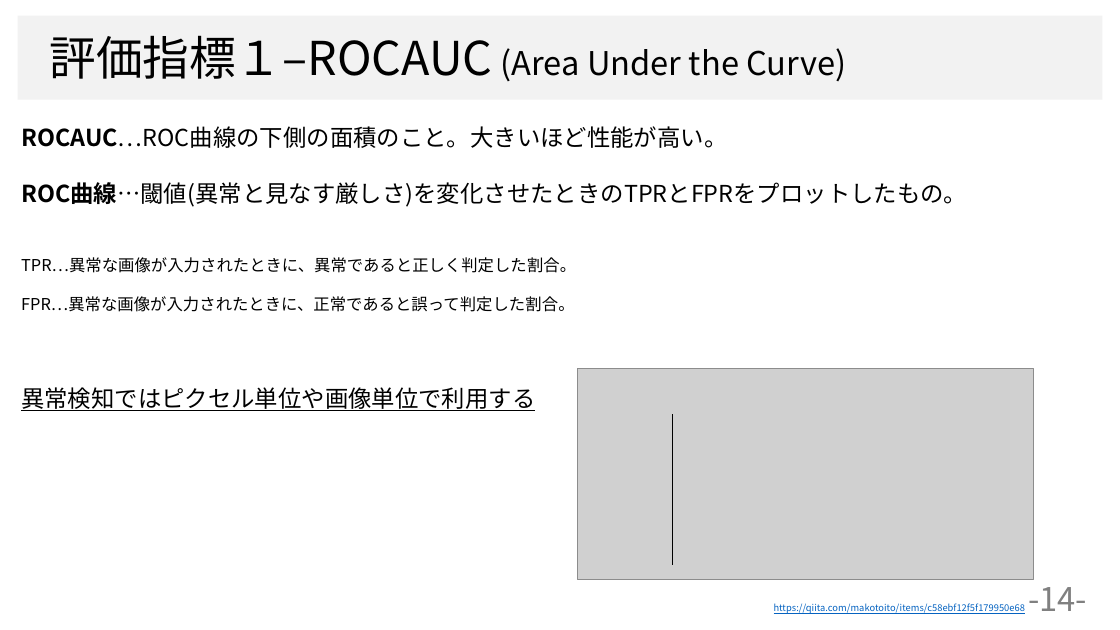
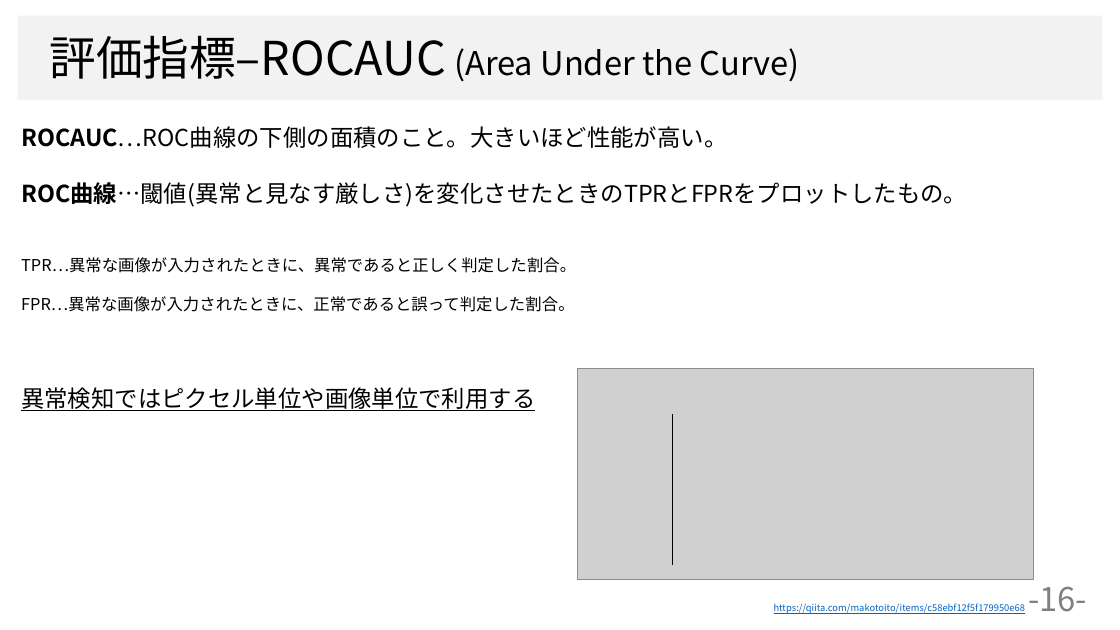
Before and after one commit to dhia-github/haselab-all, a slide deck: slide 16 of 20_発表資料/ゼミ資料/統一モデル_ゼミ資料２.pptx (slide 14 before the commit). Drawn at 1120x630 pixels with LibreOffice and Linux fonts; fonts in the diff are those of the drawing; grey boxes stand for pictures; background and template pictures are left out. Boxes give left, top, right and bottom in pixels: in the first picture for what was removed or moved away, otherwise in the second. Text is boxed around its words. In the diff, an @@ line names an element or a change of style, - is before the commit and + after.

```diff
--- a/20_発表資料/ゼミ資料/統一モデル_ゼミ資料２.pptx
+++ b/20_発表資料/ゼミ資料/統一モデル_ゼミ資料２.pptx
@@ text at bbox=[49, 35, 800, 81]: text changed @@
-評価指標１–ROCAUC (Area Under the Curve)
+評価指標–ROCAUC (Area Under the Curve)
@@ page number at bbox=[1028, 577, 1087, 612]: text changed @@
--14-
+-16-
```
Also in this commit, not shown: 7 other slides changed, 9 slides added, 9 slides removed, 31 other files.
